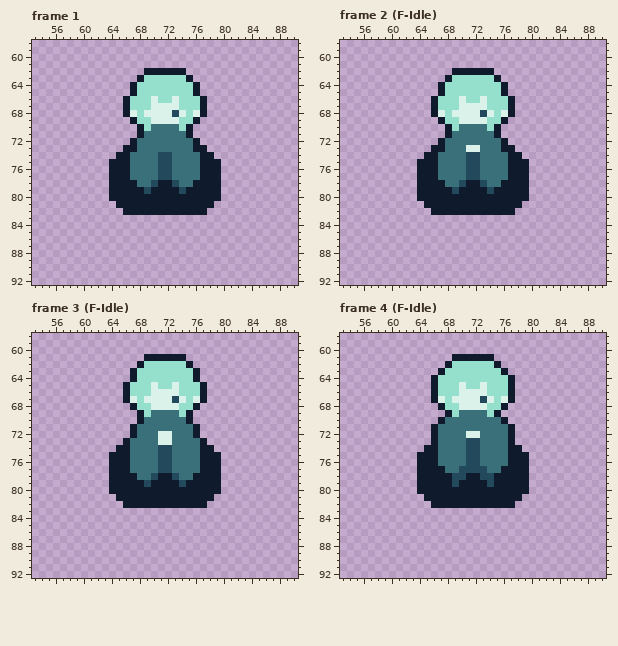
One commit to this pixel-art file: Assets/Animations/Blue Character.aseprite. That is the earlier state.
144x144 pixels, 46 frames. Shown: frame 1: x 53..90, y 58..92; frame 2 (F-Idle): x 53..90, y 58..92; frame 3 (F-Idle): x 53..90, y 58..92; frame 4 (F-Idle): x 53..90, y 58..92. The commit also changed other frames, which this record leaves out.
And afterwards:
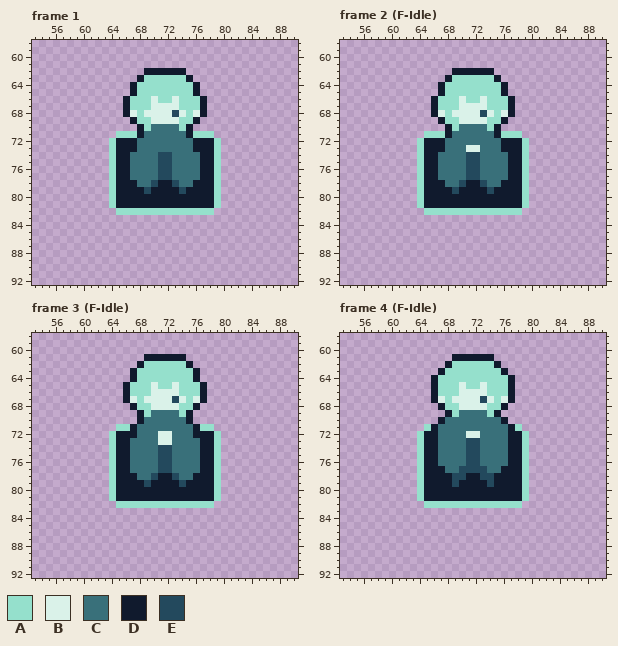
Palette (. is transparent): A #95e0cc  B #daf2e9  C #39707a  D #101a2d  E #23495d
Edits made:
Frame 1, layer "Shadow":
Colour A is added in row 71 at x 65 to 67 and 76 to 78; in rows 72 to 74 at x 64 and 79; in row 81 at x 64 and 79; in row 82 at x 65 and 78.
Colour A replaces colour D in rows 75 to 80 at x 64 and 79; in row 82 at x 66 to 77.
Colour D is added in row 72 at x 65 to 66 and 77 to 78; in row 73 at x 65 and 78.
Frame 2 (F-Idle), layer "Shadow": the same change as frame 1
Frame 3 (F-Idle), layer "Shadow":
Colour A is added in row 71 at x 65 to 66 and 77 to 78; in rows 72 to 74 at x 64 and 79; in row 81 at x 64 and 79; in row 82 at x 65 and 78.
Colour A replaces colour D in rows 75 to 80 at x 64 and 79; in row 82 at x 66 to 77.
Colour D is added in row 72 at x 65 to 66 and 77 to 78; in row 73 at x 65 and 78.
Frame 4 (F-Idle), layer "Shadow":
Colour A is added in row 71 at x 65 and 78; in rows 72 to 74 at x 64 and 79; in row 81 at x 64 and 79; in row 82 at x 65 and 78.
Colour A replaces colour D in rows 75 to 80 at x 64 and 79; in row 82 at x 66 to 77.
Colour D is added in rows 72 to 73 at x 65 and 78.
Boxes around the changes in both pictures, in picture pixels (x1, y1, x2, y2):
changed: (109, 131, 221, 215)
changed: (417, 131, 529, 215)
changed: (109, 424, 221, 508)
changed: (417, 424, 529, 508)
